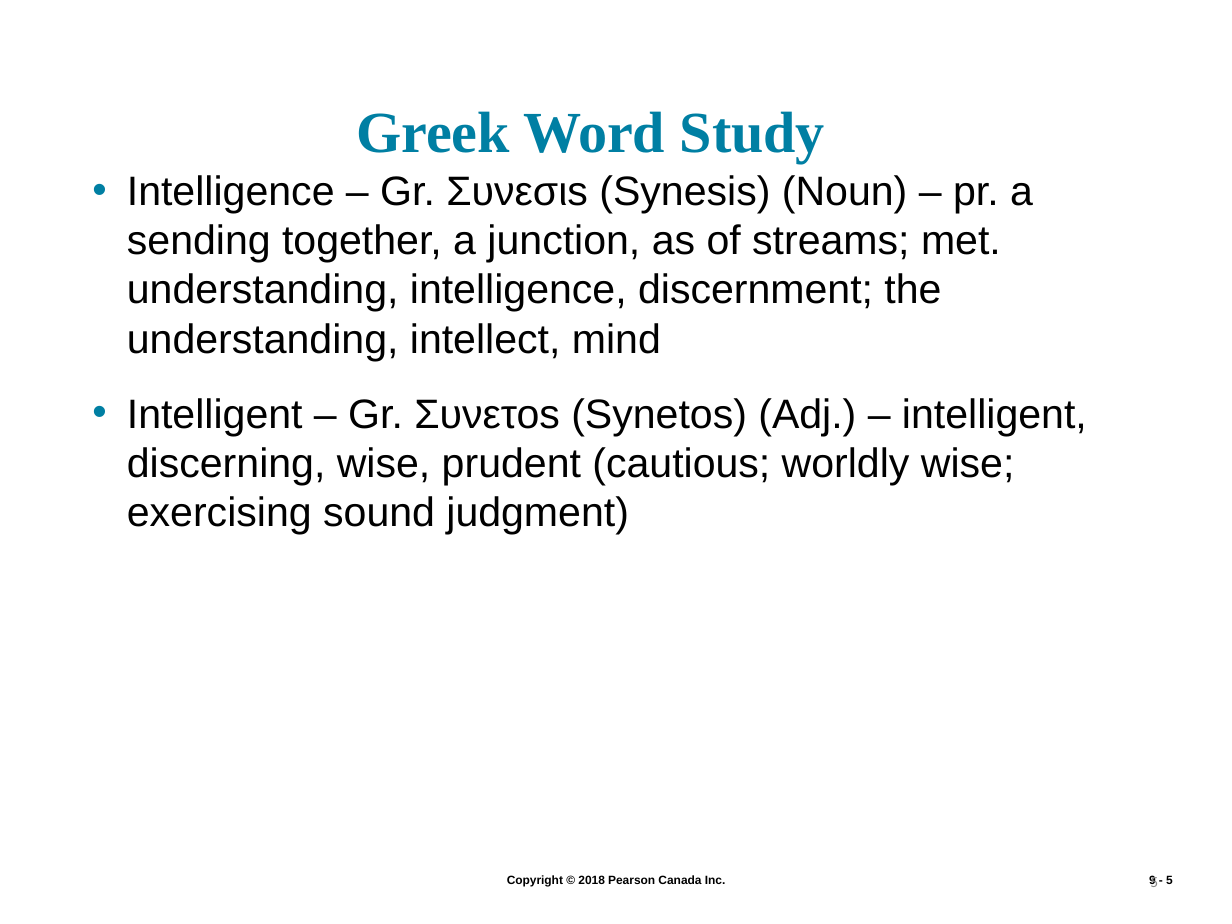
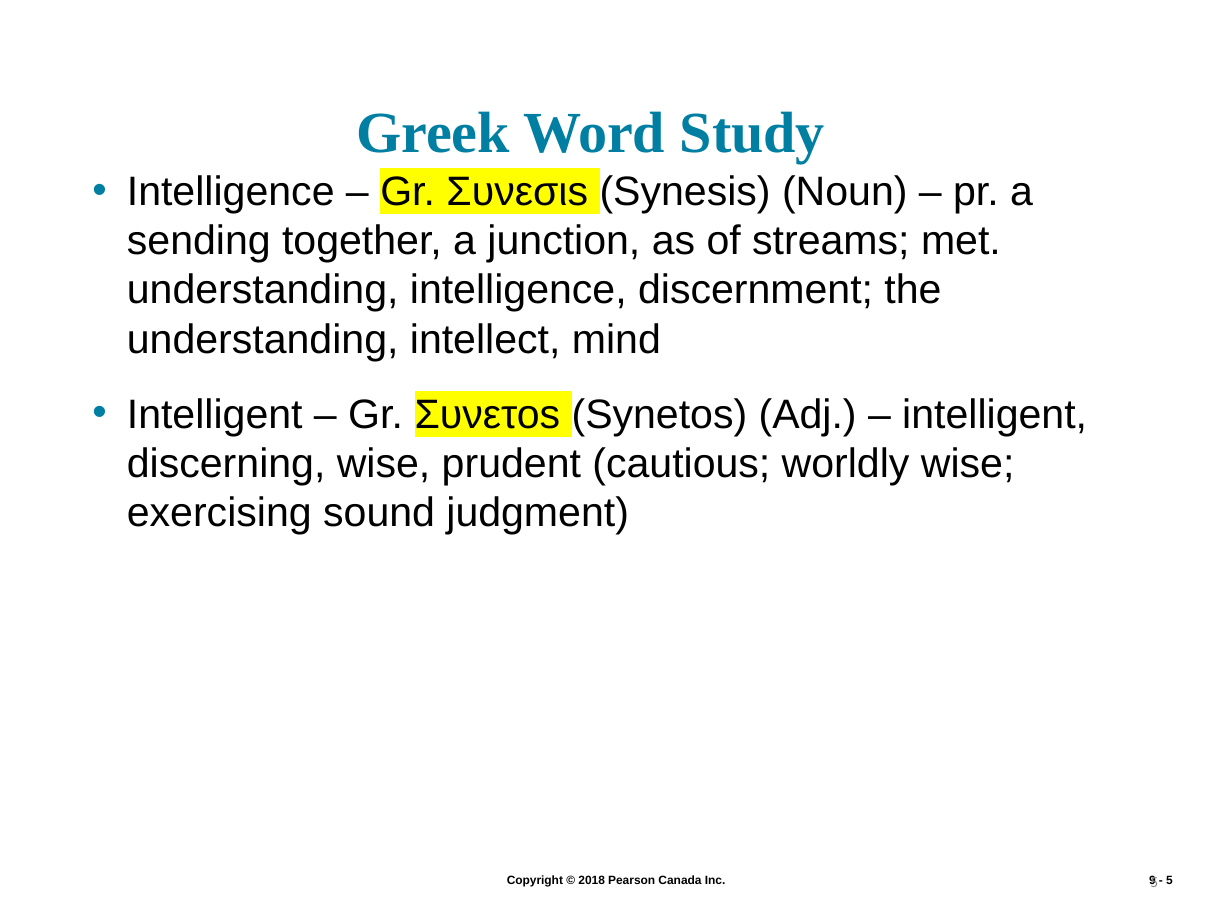
Before and after one commit to twu-fhss/psyc106, a slide deck: slide 5 of archive-05.psych106/08.U2/01.overview/_schedule/PSYC106-CH9IntelligenceTesting-3rdEd.pptx. Drawn at 1232x924 pixels with LibreOffice and Linux fonts; fonts in the diff are those of the drawing; background and template pictures are left out. Boxes give left, top, right and bottom in pixels: in the first picture for what was removed or moved away, otherwise in the second. Text is boxed around its words. In the diff, an @@ line names an element or a change of style, - is before the commit and + after.

```diff
--- a/archive-05.psych106/08.U2/01.overview/_schedule/PSYC106-CH9IntelligenceTesting-3rdEd.pptx
+++ b/archive-05.psych106/08.U2/01.overview/_schedule/PSYC106-CH9IntelligenceTesting-3rdEd.pptx
@@ text "Intelligence – Gr. Συνεσιs (Synesis) ..." at bbox=[127, 175, 1087, 535]: highlight none to #FFFF00 in "Gr. Συνεσιs", "Συνετοs" @@
```
Also in this commit, not shown: 2 other slides changed, 18 other files.
